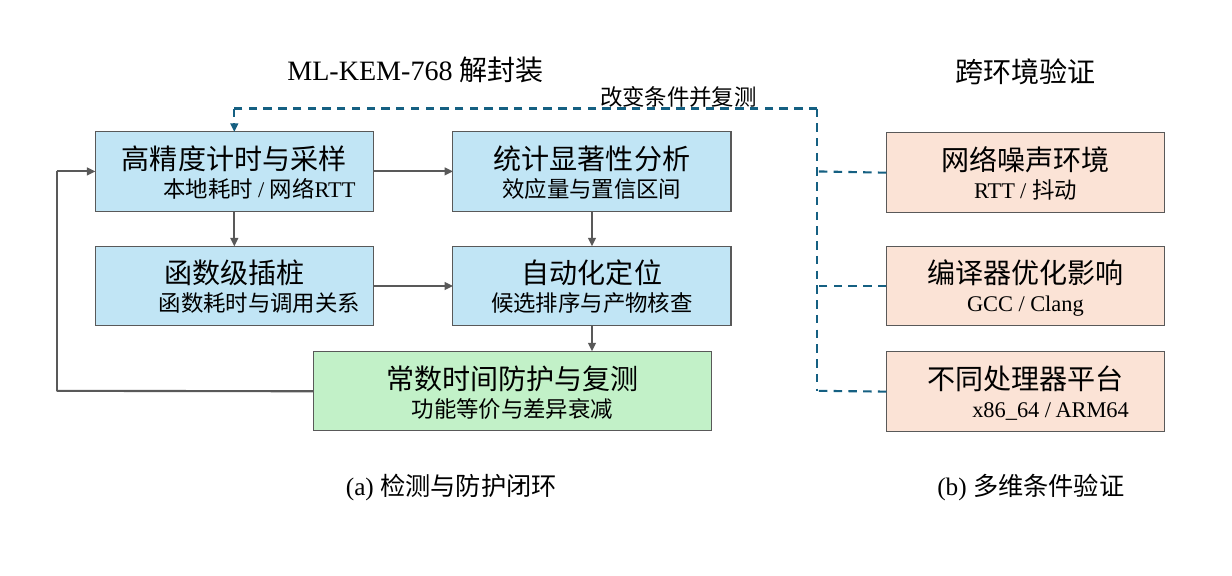
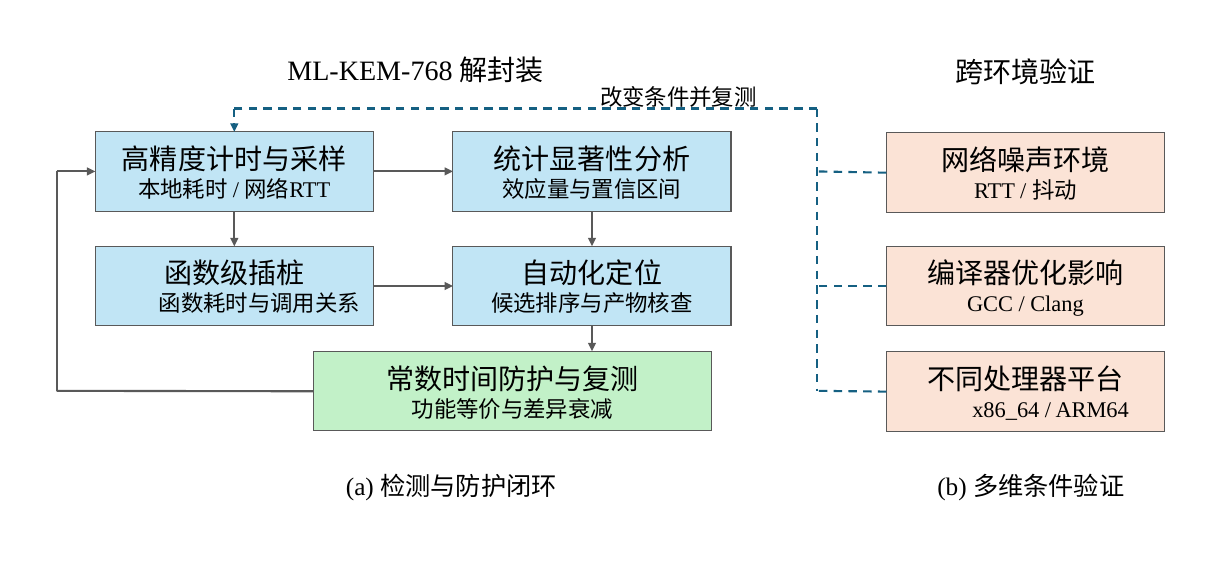
Before and after one commit to Gowin-liuyin/cryProject, a slide deck: slide 1 of deliverables/figures/seven-capabilities-20261011/mlkem-overview-v2.pptx. Drawn at 1232x576 pixels with LibreOffice and Linux fonts; fonts in the diff are those of the drawing. Boxes give left, top, right and bottom in pixels: in the first picture for what was removed or moved away, otherwise in the second. Text is boxed around its words. In the diff, an @@ line names an element or a change of style, - is before the commit and + after.

```diff
--- a/deliverables/figures/seven-capabilities-20261011/mlkem-overview-v2.pptx
+++ b/deliverables/figures/seven-capabilities-20261011/mlkem-overview-v2.pptx
@@ text in rectangle at bbox=[138, 178, 331, 199]: list level 2 to 1 in "本地耗时 / 网络RTT" @@
```
Also in this commit, not shown: 4 other files.
